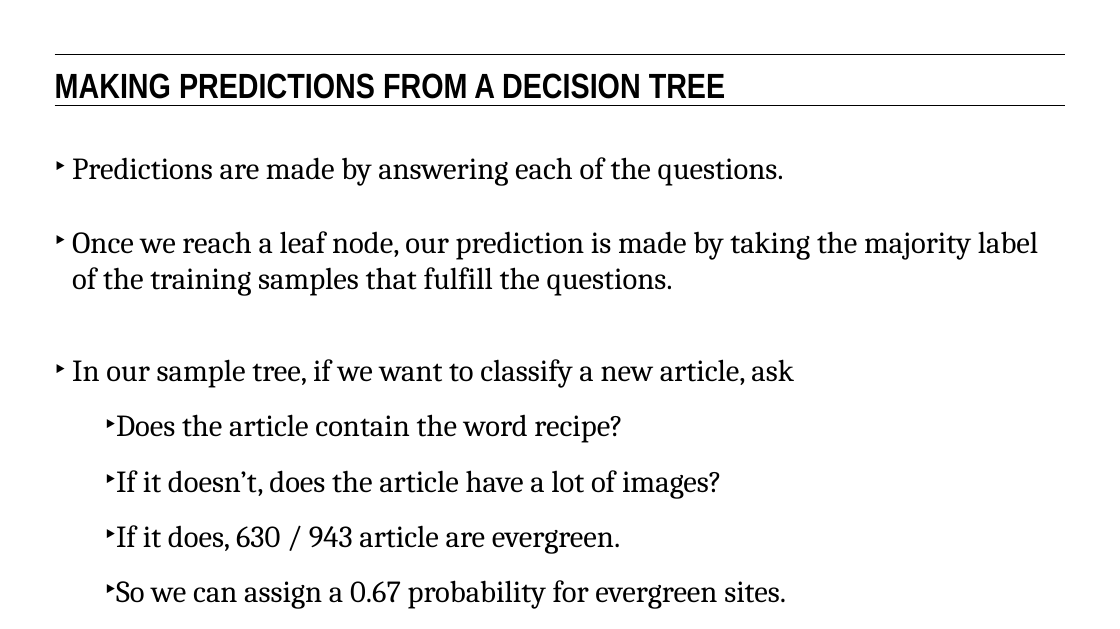
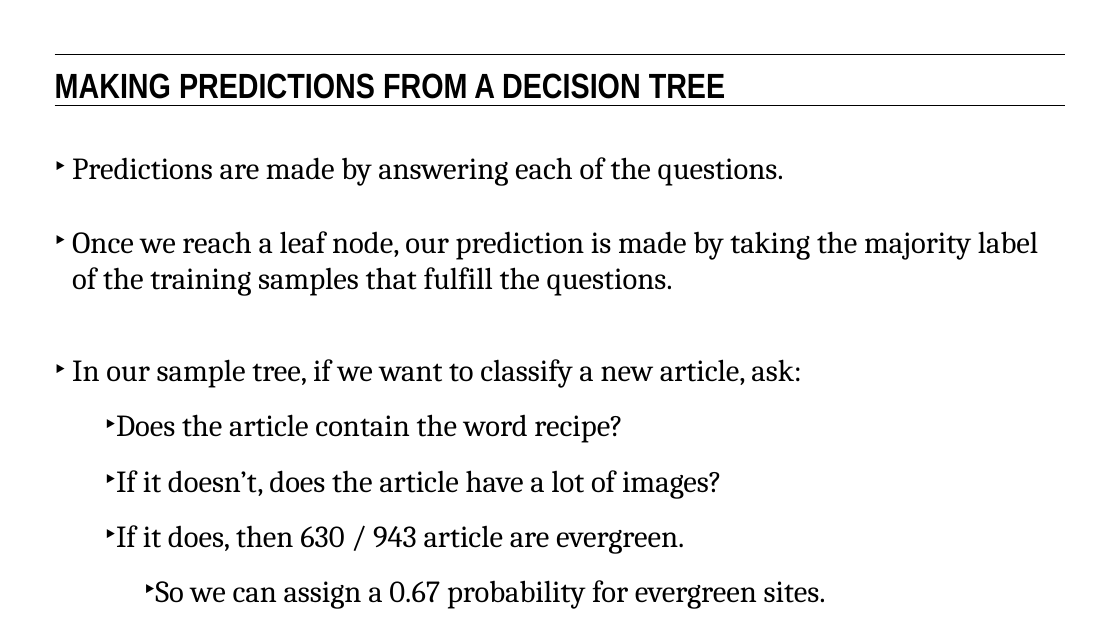
Before and after one commit to eflautt/ga-data-science, a slide deck: slide 30 of lessons/lesson-12/12-decision-trees-and-random-forests.pptx (slide 27 before the commit). Drawn at 1120x629 pixels with LibreOffice and Linux fonts; fonts in the diff are those of the drawing. Boxes give left, top, right and bottom in pixels: in the first picture for what was removed or moved away, otherwise in the second. Text is boxed around its words. In the diff, an @@ line names an element or a change of style, - is before the commit and + after.

```diff
--- a/lessons/lesson-12/12-decision-trees-and-random-forests.pptx
+++ b/lessons/lesson-12/12-decision-trees-and-random-forests.pptx
@@ text at [72,359,802,388]: text changed @@
-‣ In our sample tree, if we want to classify a new article, ask
+‣ In our sample tree, if we want to classify a new article, ask:
@@ text at [116,525,684,554]: text changed @@
-  ‣ If it does, 630 / 943 article are evergreen.
+  ‣ If it does, then 630 / 943 article are evergreen.
@@ text at [155,580,826,609]: list level 2 to 3 in "So we can assign a ..." @@
```
Also in this commit, not shown: 11 other slides changed, 5 slides added.
